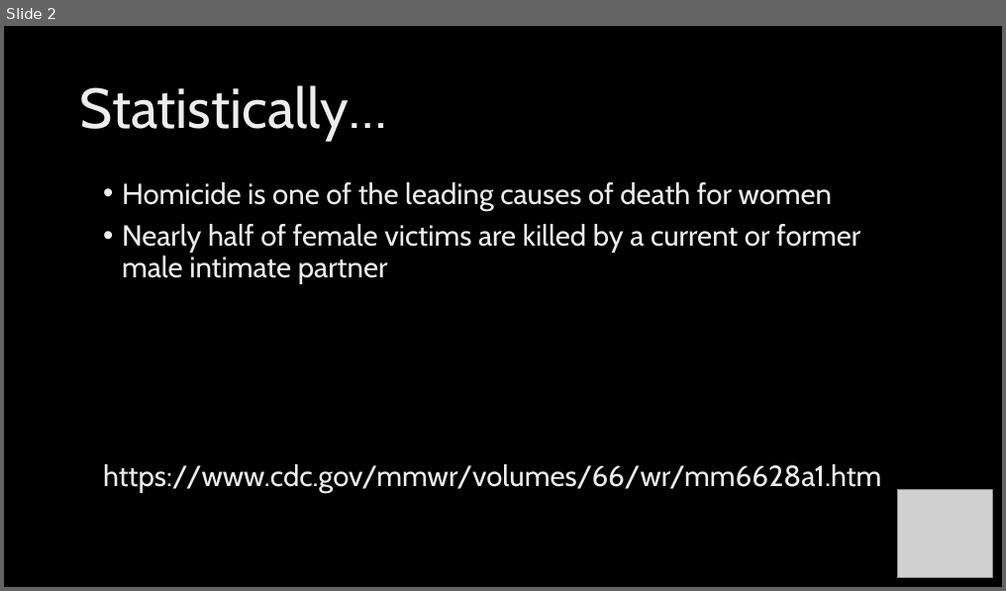
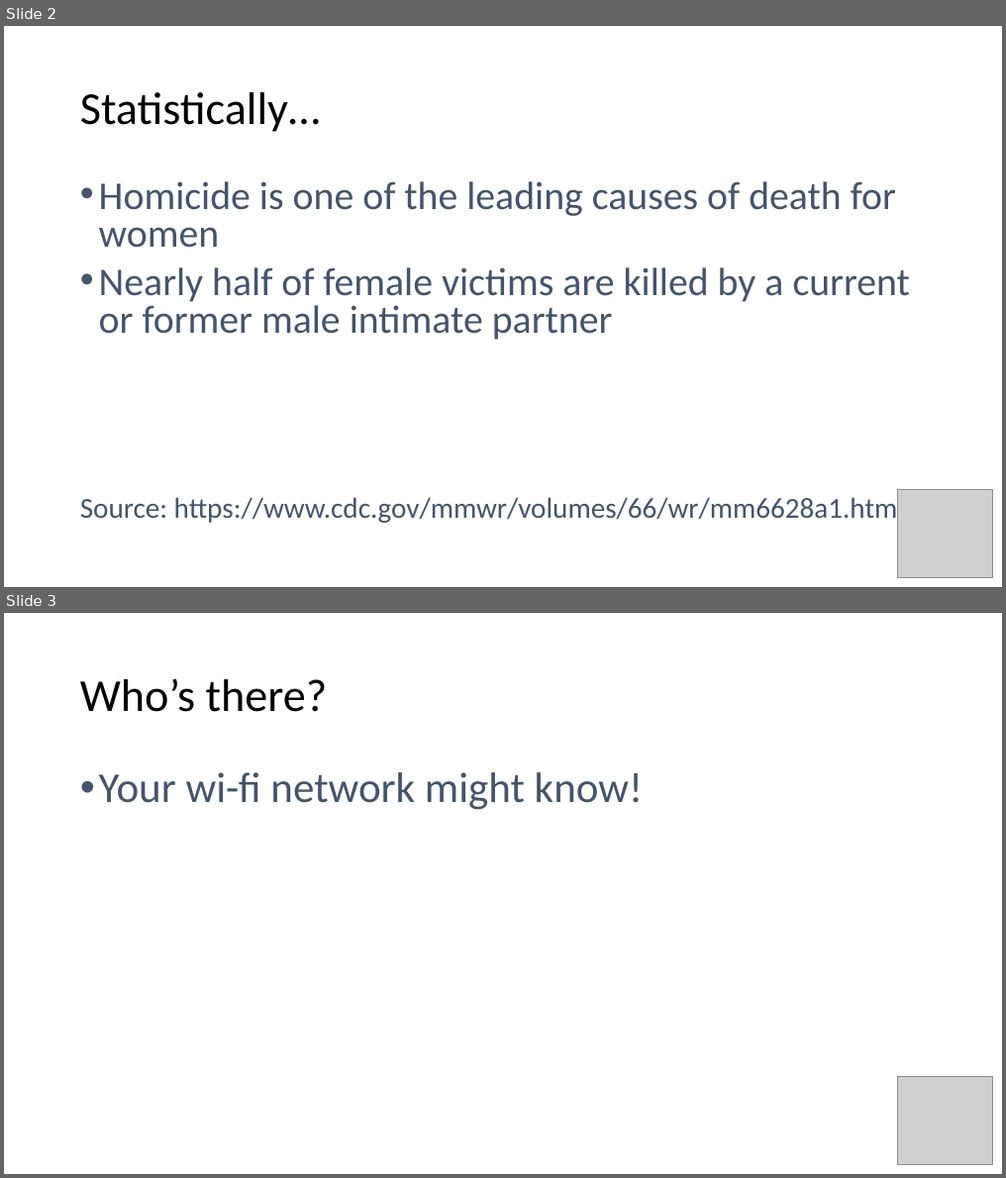
Before and after one commit to kjlyon/safe-house, a slide deck: IoT-Hackathon-presentation.pptx. Shown one above the other, each under a label of ours: slide 2 before the commit, slides 2 and 3 after it. The pictures are 1006x591 and 1006x1178 pixels, drawn with LibreOffice and Linux fonts; fonts in the diff are those of the drawing; grey boxes stand for pictures; background and template pictures are left out. Boxes give left, top, right and bottom in pixels: in the first picture for what was removed or moved away, otherwise in the second. Text is boxed around its words. In the diff, an @@ line names an element or a change of style, - is before the commit and + after.

```diff
--- a/IoT-Hackathon-presentation.pptx
+++ b/IoT-Hackathon-presentation.pptx
@@ slide 3 added at (4, 613, 1002, 1174), background #FFFFFF @@
@@ title added at (80, 678, 328, 712), 44 pt, text #000000 @@
+Who’s there?
@@ text added at (99, 772, 643, 810), 41 pt, text gradient #000000 to #44546A to #8497B0 to #FFFFFF @@
+• Your wi-fi network might know!
@@ picture added at (898, 1077, 992, 1164) @@
@@ slide 2 changed as well @@
@@ background picture (left out) to #FFFFFF @@
@@ title "Statistically…" at (80, 92, 320, 132): size 54 to 44 pt, font Cabin to Calibri, text colour gradient #DEDEDE to #EDEDED to #FFFFFF to #000000 @@
@@ text "Homicide is one of the ...": place and size @@
-text "Homicide is one of the ..." at (103, 182, 881, 493)
+text "Homicide is one of the ..." at (80, 181, 911, 525)
@@ text at (99, 181, 911, 340): size 28 to 37.9 pt, font Cabin to Calibri, text colour gradient #DEDEDE to #EDEDED to #FFFFFF to gradient #000000 to #44546A to #8497B0 to #FFFFFF in "Homicide is one of the leading causes ...", "Nearly half of female victims are killed ..."; line spacing 0.9 to 0.8 @@
@@ text at (80, 493, 898, 525): text changed; size 28 to 27.8 pt; font Cabin to Calibri; text colour gradient #DEDEDE to #EDEDED to #FFFFFF to gradient #000000 to #44546A to #8497B0 to #FFFFFF @@
-https://www.cdc.gov/mmwr/volumes/66/wr/mm6628a1.htm
+Source: https://www.cdc.gov/mmwr/volumes/66/wr/mm6628a1.htm
```
Also in this commit, not shown: 2 other slides changed, 4 other slides added, 5 slides removed, 1 other file.
